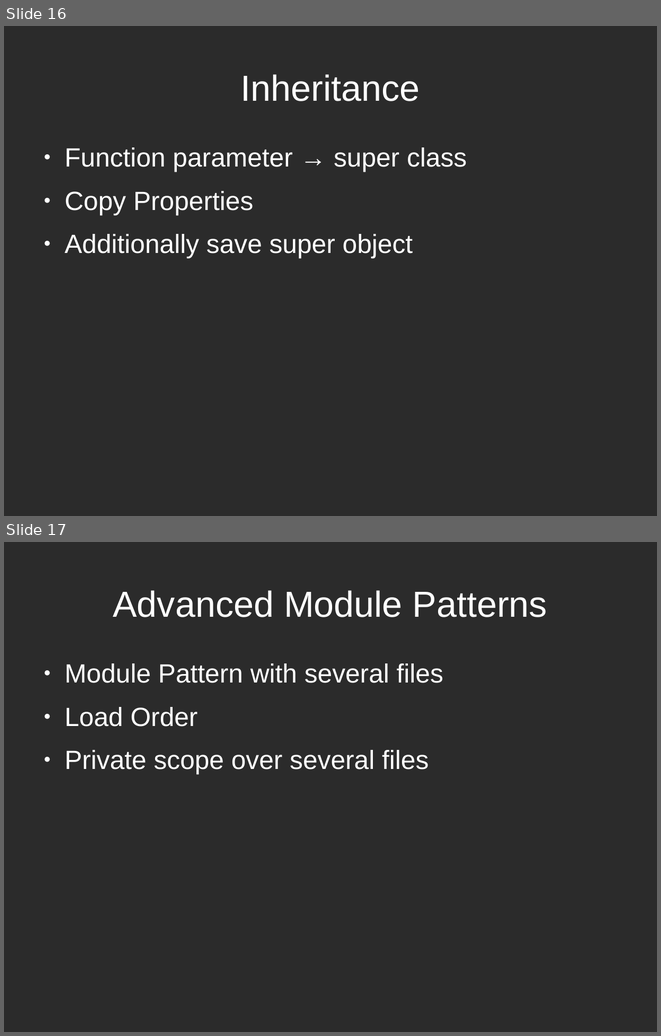
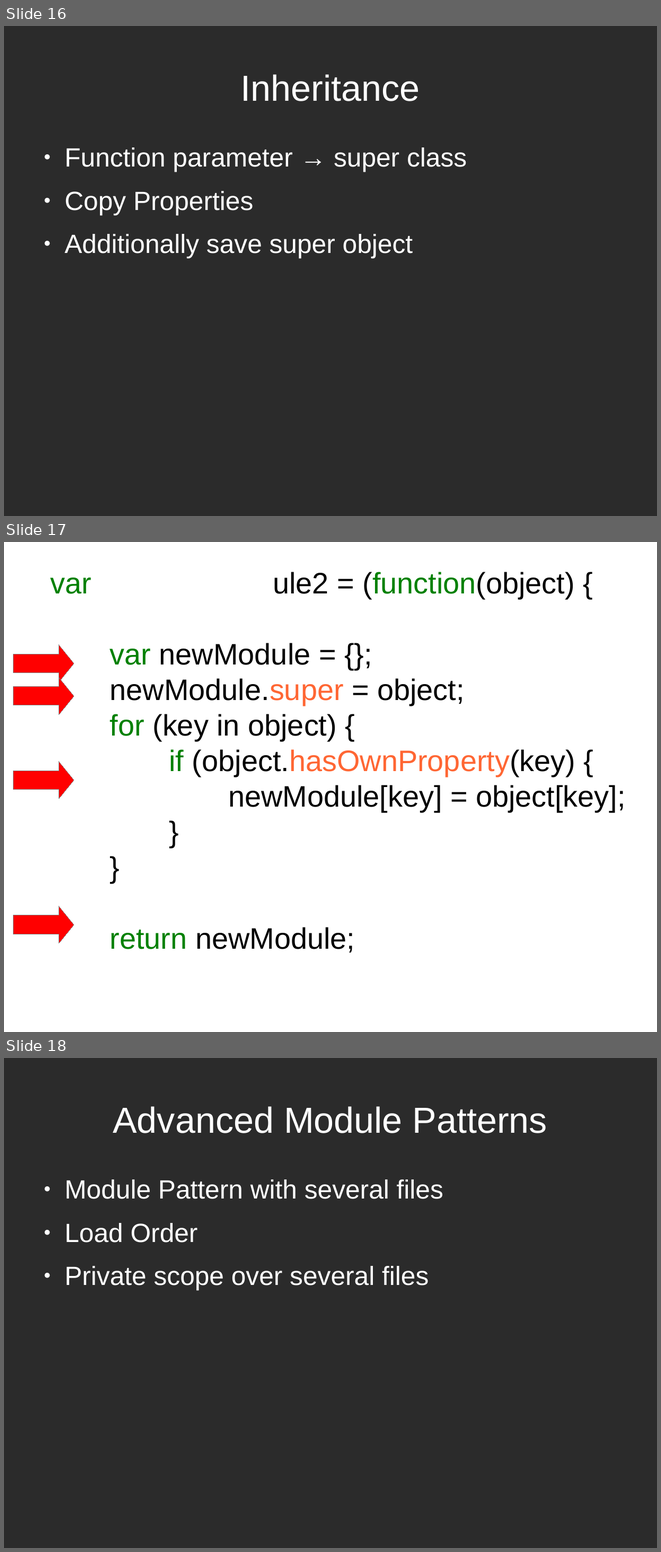
Before and after one commit to sattler/javascript-seminar-2015, a slide deck: presentation/Presentation.odp. Shown one above the other, each under a label of ours: slides 16 and 17 before the commit, slides 16, 17 and 18 after it. The pictures are 661x1036 and 661x1552 pixels, drawn with LibreOffice and Linux fonts; fonts in the diff are those of the drawing; background and template pictures are left out; a plain dark background stands for a picture behind light text. Boxes give left, top, right and bottom in pixels: in the first picture for what was removed or moved away, otherwise in the second. Text is boxed around its words. In the diff, an @@ line names an element or a change of style, - is before the commit and + after.

```diff
--- a/presentation/Presentation.odp
+++ b/presentation/Presentation.odp
@@ slide 17 added at (4, 542, 657, 1032), background picture (left out) @@
@@ text added at (51, 572, 625, 952), 36 pt, text #000000 @@
+var ExampleModule2 = (function(object) {
+var newModule = {};
+newModule.super = object;
+for (key in object) {
+if (object.hasOwnProperty(key) {
+newModule[key] = object[key];
+}
+}
+return newModule;
+}(ExampleModule));
@@ right arrow added at (14, 644, 74, 682), fill #FF0000, outline #808080 0 pt @@
@@ right arrow added at (14, 677, 74, 714), fill #FF0000, outline #808080 0 pt @@
@@ right arrow added at (14, 761, 74, 799), fill #FF0000, outline #808080 0 pt @@
@@ right arrow added at (14, 906, 74, 943), fill #FF0000, outline #808080 0 pt @@
@@ what was slide 17 is now slide 18 @@
```
Also in this commit, not shown: 2 slides changed.
